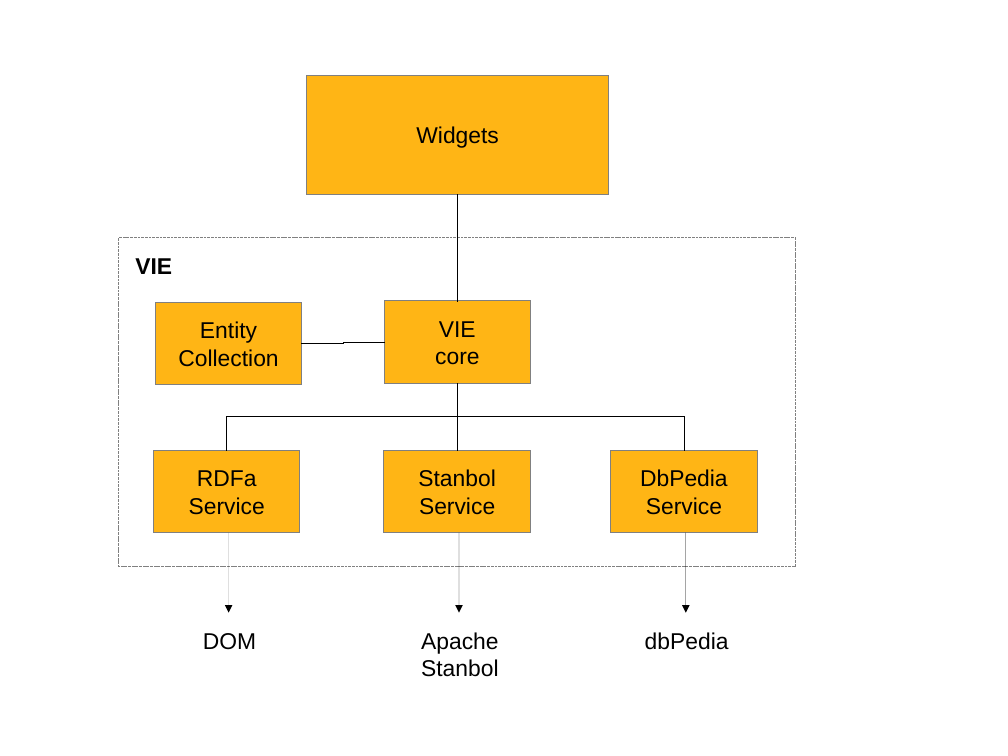
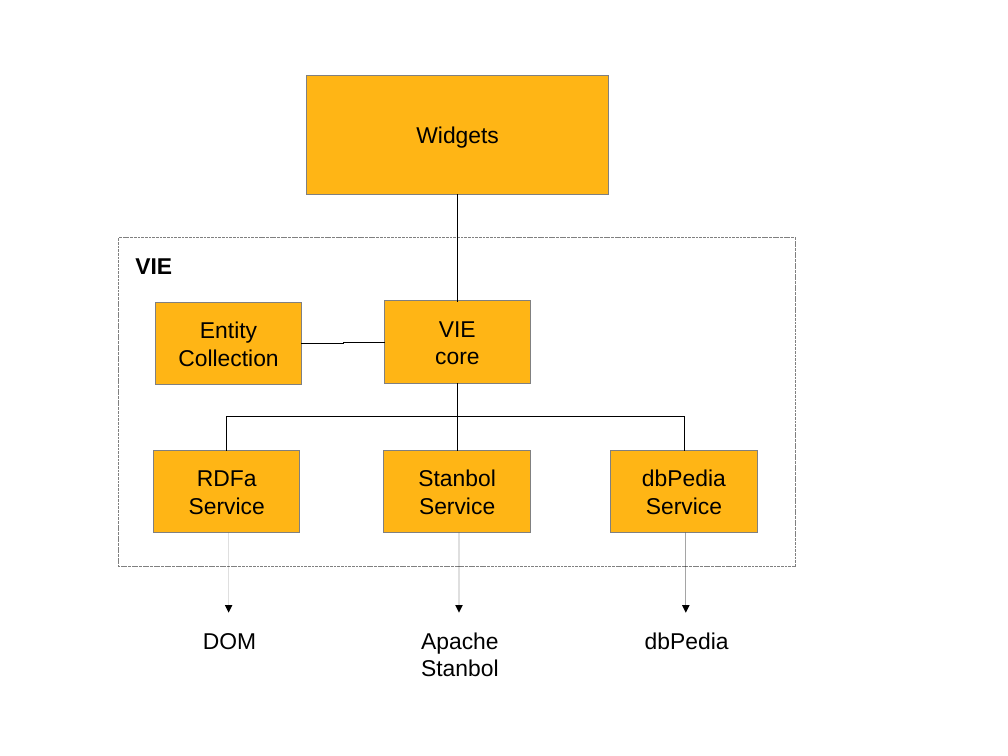
Before and after one commit to bergie/VIE, a slide deck: slide 1 of design/architecture.odp. Drawn at 1008x756 pixels with LibreOffice and Linux fonts; fonts in the diff are those of the drawing. Boxes give left, top, right and bottom in pixels: in the first picture for what was removed or moved away, otherwise in the second. Text is boxed around its words. In the diff, an @@ line names an element or a change of style, - is before the commit and + after.

Commit message:
Typo fix

```diff
--- a/design/architecture.odp
+++ b/design/architecture.odp
@@ text in rectangle at bbox=[642, 469, 726, 487]: text changed @@
-DbPedia
+dbPedia
```
